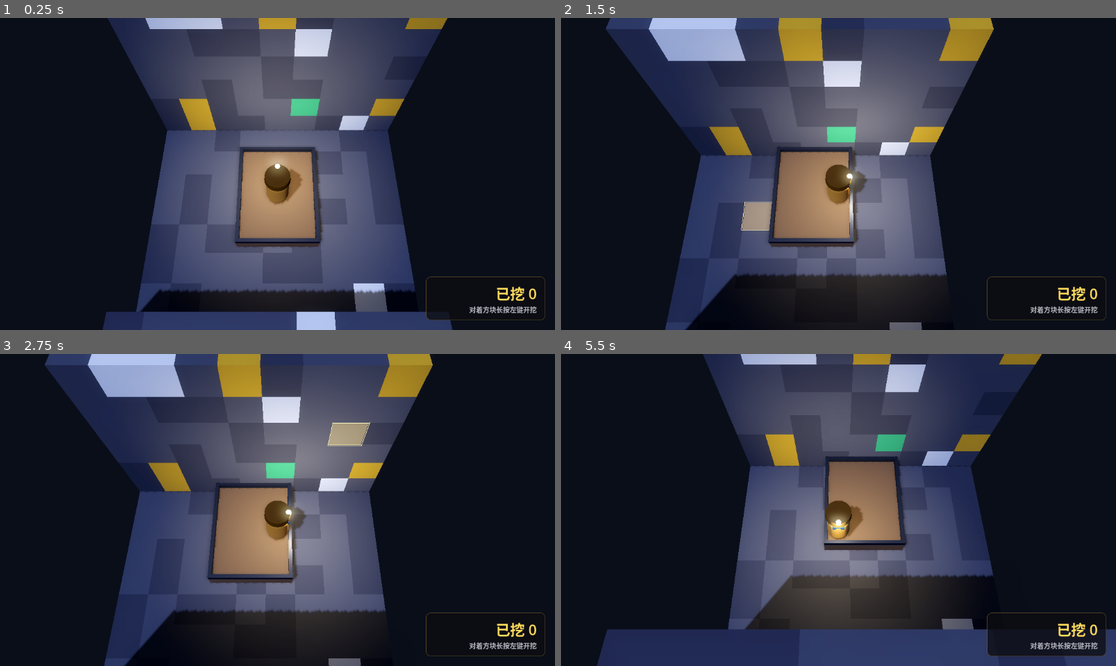
Above: before the commit, frames 1-4 (two rows, left to right).
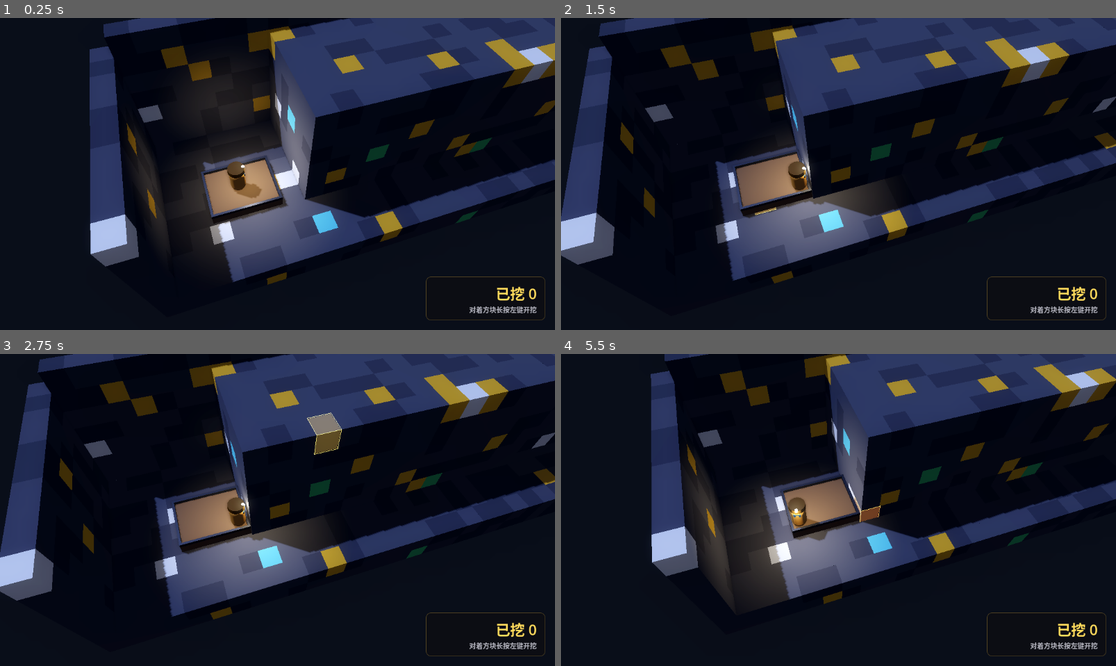
Above: after the commit, the same moments.

Repository: Niannya/VoxelGame
Game: Godot game, scene res://scenes/levels/mine_playground.tscn
Same seed, same stepped clock (60 frames per second), same inputs: the game is played once before the commit and once after it.
Inputs (mouse positions are in pixels of both pictures, inside the frame that each line leads up to):
- Up to frame 1 (0.25 s): no input
- Up to frame 2 (1.5 s): tap Enter (ui_accept) at 0.5 s; move the mouse to (960, 158) at 0.52 s; press the mouse at (960, 158) at 0.53 s; hold D (move_right) 0.53-1.25 s; tap Space (jump) at 0.77 s; release the mouse at (960, 158) at 1.25 s; drag from (727, 189) to (810, 236) at 1.27 s
- Up to frame 3 (2.75 s): tap Enter (ui_accept) at 2 s; move the mouse to (333, 441) at 2.02 s; hold D (move_right) from 2.03 s (still down); hold Ctrl from 2.03 s (still down)
- Up to frame 4 (5.5 s): release D (move_right) at 2.75 s; release Ctrl at 2.75 s; tap Enter (ui_accept) at 2.75, 3.5, 5 s; drag from (810, 572) to (672, 463) at 2.77 s; move the mouse to (1005, 556) at 3.52 s; hold A (move_left) 3.53-4.25 s; tap Alt at 3.6 s; tap Space (jump) at 3.77 s; drag from (672, 463) to (755, 432) at 4.27 s; move the mouse to (866, 510) at 5.02 s; press the mouse at (866, 510) at 5.03 s; hold S (move_back) from 5.03 s (still down)

The runs differ from the first frame. In frame 1, 52% of the frame differs, in the area x 16-100%, y 0-100%; in frame 2, 51%; in frame 3, 51%; in frame 4, 51%.

Commit message:
fix: side-view camera and single removed wall
- camera moved to the +X side, yaw 72 deg / pitch -55 deg, so the mine is seen
  from the side and slightly forward instead of from behind
- player movement is now camera-relative; with a rotated camera W no longer
  mapped to world -Z
- only the far (-X) wall is generated; the near side stays open so the camera
  can see into the tunnel. Floor still spans the full width, otherwise the side
  view exposes the void under the near edge
- cutaway now only touches ore blocks, not the start chamber or its back wall

Diff:
--- a/scenes/player/player.tscn
+++ b/scenes/player/player.tscn
@@ -79,8 +79,8 @@
 shadow_enabled = false
 
 [node name="Camera3D" type="Camera3D" parent="."]
-position = Vector3(0, 11, 4.5)
-rotation_degrees = Vector3(-64, 0, 0)
+position = Vector3(9.5, 14.5, 1)
+rotation_degrees = Vector3(-55, 72, 0)
 fov = 50.0
 near = 0.1
 far = 200.0
--- a/scripts/player/player.gd
+++ b/scripts/player/player.gd
@@ -15,6 +15,7 @@
 @export var platform_margin: float = 0.5
 
 @onready var visual: Node3D = $Visual
+@onready var _cam: Camera3D = $Camera3D
 
 var _platform: Node3D
 
@@ -26,7 +27,8 @@
 
 func _physics_process(delta: float) -> void:
 	var input := Input.get_vector("move_left", "move_right", "move_forward", "move_back")
-	var dir := Vector3(input.x, 0.0, input.y)
+	# 相机偏航后，屏幕上方不再等于世界 -Z，得把输入方向一起转过去
+	var dir := Vector3(input.x, 0.0, input.y).rotated(Vector3.UP, _cam.global_rotation.y)
 
 	if dir.length_squared() > 0.001:
 		dir = dir.normalized()
--- a/scripts/world/voxel_world.gd
+++ b/scripts/world/voxel_world.gd
@@ -1,7 +1,7 @@
 extends Node3D
 ## 运行时体素世界。
 ## 结构：起始空腔（矿车停靠）+ 前方整段矿道被矿体填满，必须由玩家挖开。
-## 不生成侧墙，避免俯视角下遮挡视野。
+## 只砌远侧（-X）的矿壁，近侧（+X）敞开 —— 相机在近侧往远看，砌墙会挡住视线。
 ## 矿车进入矿层后，把「矿车前缘往后」那一段里没挖掉的方块直接隐藏（挖空式剖面），
 ## 免得挡住后面要挖的矿；前方待挖的矿始终保持实体。
 
@@ -15,8 +15,10 @@
 @export var tunnel_length: int = 40        # 纵深（块）
 @export var z_start: int = 6               # 起始空腔尾端 z
 @export var chamber_length: int = 7        # 起始空腔长度
-@export var cutaway_behind: float = 5.0    # 矿车前缘往后多远内的未挖方块要隐藏
+@export var cutaway_behind: float = 9.0    # 矿车前缘往后多远内的未挖方块要隐藏
 @export var cutaway_min_height: int = 2    # 只隐藏这个高度以上的方块，保住通道两侧的矮墙
+## +X 侧最后生成到哪一列。相机在 +X 侧往 -X 看，所以这一侧不砌墙，否则全被挡住。
+@export var near_edge_cell: int = 1
 
 signal block_broken(pos: Vector3i, key: String)
 
@@ -53,21 +55,25 @@
 	var h := interior_height
 	var z_lo := z_start - tunnel_length + 1
 	var chamber_end := chamber_end_z()
-
-	# 地板两层，贯穿全程
+	var near_edge := near_edge_cell   # +X 侧只铺到这一列，再往外不生成，留给侧向机位看进来
+
+	# 地板铺满整个宽度（近侧也要有，否则侧视会在画面下方露出虚空）；
+	# 矿壁和矿体只到 near_edge 为止。
 	for k in range(z_lo, z_start + 1):
-		for i in range(-hw, hw + 1):
+		for i in range(-hw - 1, hw + 1):
 			grid[Vector3i(i, -1, k)] = _pick(0.05)
 			grid[Vector3i(i, -2, k)] = _pick(0.05)
+		for j in range(-2, h + 1):
+			grid[Vector3i(-hw - 1, j, k)] = _pick(0.11)
 
 	# 空腔之后整段堵死，玩家必须自己挖开
 	for k in range(z_lo, chamber_end):
-		for i in range(-hw, hw + 1):
+		for i in range(-hw, near_edge + 1):
 			for j in range(0, h):
 				grid[Vector3i(i, j, k)] = _pick(0.12)
 
 	# 空腔尾墙，避免回望看到虚空
-	for i in range(-hw, hw + 1):
+	for i in range(-hw - 1, hw + 1):
 		for j in range(-2, h):
 			grid[Vector3i(i, j, z_start + 1)] = _pick(0.08)
 
@@ -158,8 +164,12 @@
 	var back_z := center.z + cutaway_behind
 
 	var want: Dictionary = {}
+	var chamber_end := chamber_end_z()
 	for pos in grid:
 		if pos.y < cutaway_min_height:
+			continue
+		# 只对矿体做剖面，空腔和尾墙不动
+		if pos.z >= chamber_end:
 			continue
 		var z := float(pos.z)
 		if z >= front_z and z <= back_z:
